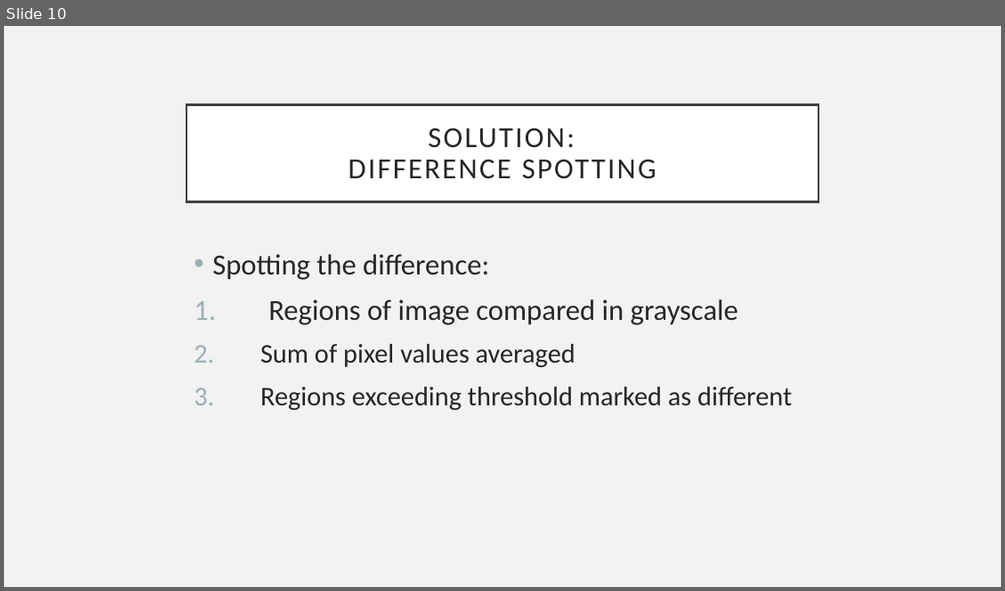
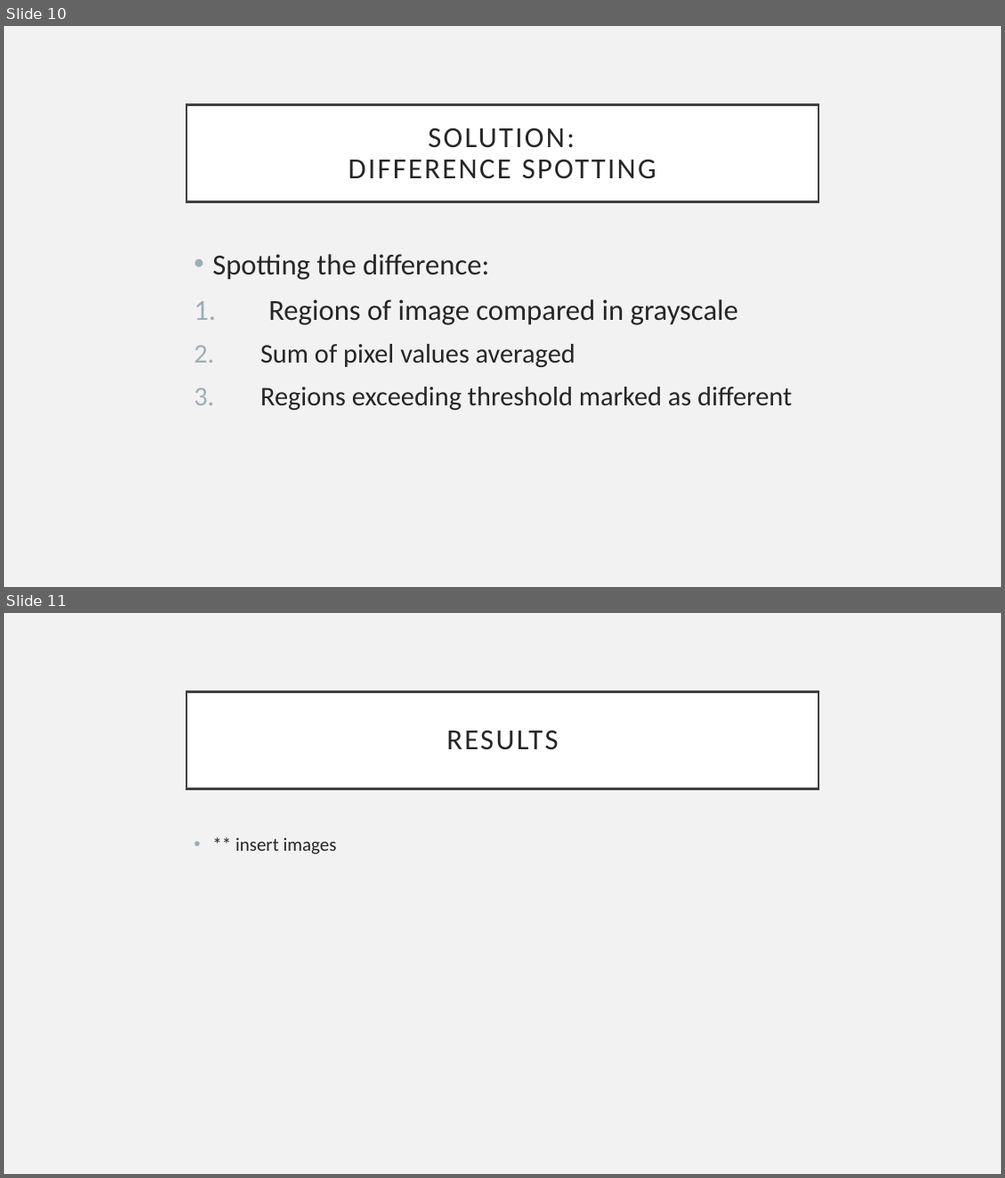
Before and after one commit to Abdul-Ismail/Image-Comparison, a slide deck: Presentation/Presentation.pptx. Shown one above the other, each under a label of ours: slide 10 before the commit, slides 10 and 11 after it. The pictures are 1005x591 and 1005x1178 pixels, drawn with LibreOffice and Linux fonts; fonts in the diff are those of the drawing. Boxes give left, top, right and bottom in pixels: in the first picture for what was removed or moved away, otherwise in the second. Text is boxed around its words. In the diff, an @@ line names an element or a change of style, - is before the commit and + after.

Commit message:
Presentation

```diff
--- a/Presentation/Presentation.pptx
+++ b/Presentation/Presentation.pptx
@@ slide 11 added at (4,613,1001,1174), background #F2F2F2 @@
@@ title added at (186,691,818,788), fill #FFFFFF, outline #404040 2.5 pt, 28 pt, text #262626 @@
+RESULTS
@@ text added at (235,837,337,854), 18 pt, text #262626 @@
+• ** insert images
```
Also in this commit, not shown: 2 other files.
